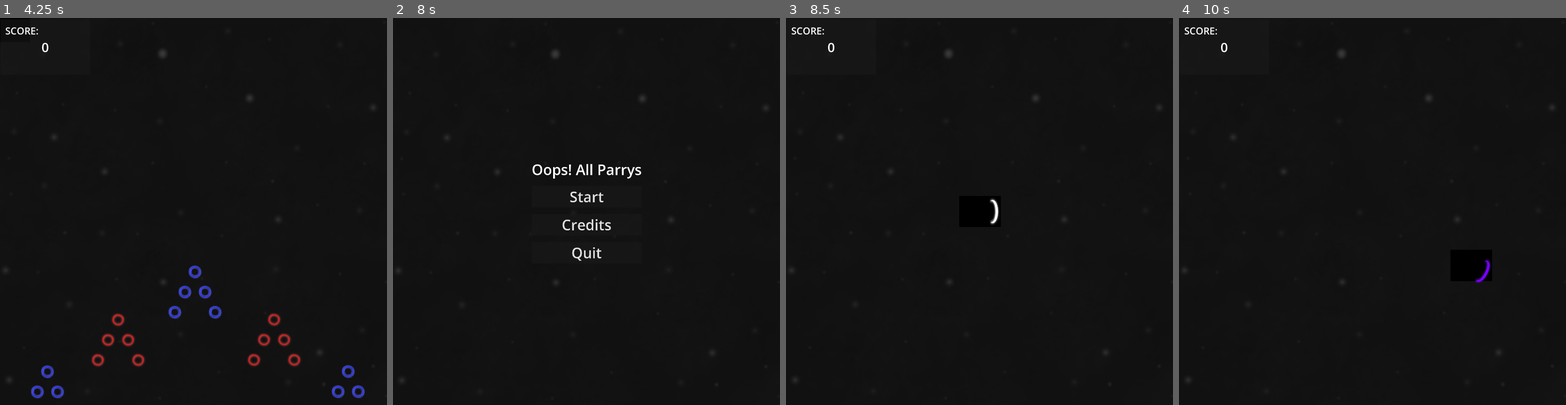
Above: before the commit, frames 1-4 (left to right).
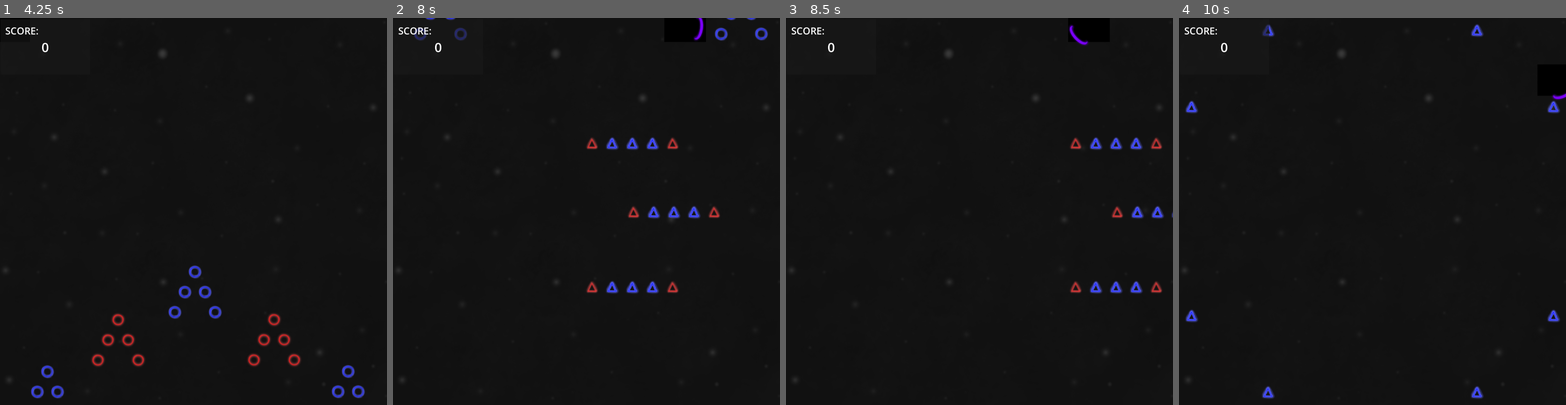
Above: after the commit, the same moments.

Repository: Restra9423/Jamfest-Spring-2026
Game: Godot game, scene res://UI/title.tscn
The game is run twice, just before and just after one commit, with the same random seed, the same clock (stepped at 60 frames per second) and the same inputs.
Inputs (mouse positions are in pixels of both pictures, inside the frame that each line leads up to):
- Up to frame 1 (4.25 s): click "Start" at 0.5 s; tap Enter at 1.25 s; move the mouse to (174, 288) at 1.27 s; hold W (Up) 1.28-2.78 s; click (174, 288) at 1.35 s; move the mouse to (309, 269) at 2.02 s; click (309, 269) at 2.1 s; move the mouse to (77, 153) at 2.77 s; hold A (Left) from 2.78 s (still down); click (77, 153) at 2.85 s; move the mouse to (212, 211) at 3.52 s; click (212, 211) at 3.6 s
- Up to frame 2 (8 s): move the mouse to (528, 114) at 4.27 s; release A (Left) at 4.28 s; hold S (Down) 4.28-5.03 s; click (528, 114) at 4.35 s; move the mouse to (671, 192) at 5.02 s; hold D (Right) 5.03-5.78 s; click (671, 192) at 5.1 s; move the mouse to (509, 230) at 5.77 s; hold W (Up) 5.78-6.53 s; click (509, 230) at 5.85 s; move the mouse to (625, 126) at 6.52 s; hold D (Right) from 6.53 s (still down); click (625, 126) at 6.6 s; move the mouse to (567, 288) at 7.27 s; click (567, 288) at 7.35 s
- Up to frame 3 (8.5 s): release D (Right) at 8 s; click (979, 196) at 8 s, where only the run before the commit has a clickable "Start"
- Up to frame 4 (10 s): move the mouse to (1488, 269) at 8.77 s; hold D (Right) 8.78-9.53 s; click (1488, 269) at 8.85 s; move the mouse to (1256, 153) at 9.52 s; hold S (Down) from 9.53 s (still down); click (1256, 153) at 9.6 s

Frame 1 is identical in both runs. In frame 2, 2.2% of the frame differs, in the area x 1-97%, y 0-72%; in frame 3, 1.1%; in frame 4, 0.7%.

Commit message:
FIXED PARRYING

Diff:
--- a/Prefabs/Player.tscn
+++ b/Prefabs/Player.tscn
@@ -66,6 +66,7 @@
 
 [node name="iFrames" type="Timer" parent="." unique_id=1050345811]
 wait_time = 0.5
+one_shot = true
 
 [connection signal="area_entered" from="Area2D" to="." method="_on_area_2d_area_entered"]
 [connection signal="body_entered" from="Area2D" to="." method="_on_area_2d_body_entered"]
--- a/Scripts/playerMovement.gd
+++ b/Scripts/playerMovement.gd
@@ -4,7 +4,7 @@
 var friction = 12
 var direction = Vector2.ZERO
 
-var health = 3
+var health = 100
 var points = 0
 
 var iFramesActive = false
@@ -45,6 +45,7 @@
 		parrySprite.texture = load("res://Art/WhiteShield.png")
 
 	var parryDir = (avgMouseMove[0]+avgMouseMove[1]+avgMouseMove[2])/3
+
 	if(get_global_mouse_position() - lastMousePos != Vector2.ZERO):
 		parryPivot.rotation = lerp(Vector2.ZERO,parryDir.normalized(),lerpWeight).angle()
 		avgMouseMove.append(get_global_mouse_position() - lastMousePos)
@@ -55,10 +56,8 @@
 		parryLength.start()
 		parrying = true
 		print("parry clicked")
-	if(hitMaybe && parryAfter.time_left == 0):
-		hitMaybe = false
 
-func _on_area_2d_body_entered(body: Node2D) -> void:
+func _on_area_2d_body_entered(_body: Node2D) -> void:
 	hurt()
 
 func _on_area_2d_area_entered(area: Area2D) -> void:
@@ -68,14 +67,14 @@
 	if(hitMaybe):
 		hurt()
 		area.queue_free()
-	elif(area.isParryable):
+	elif(parrying && area.isParryable):
 		parry(area.pointValue)
 		area.setParried()
 	hitMaybe = false
 
 func _on_parry_window_area_entered(area: Area2D) -> void:
 	print("bunger")
-	if(area.isParryable):
+	if(parrying && area.isParryable):
 		parry(area.pointValue)
 		area.setParried()
 
@@ -92,6 +91,7 @@
 
 func _on_i_frames_timeout() -> void:
 	iFramesActive = false
+
 func _on_parry_timer_timeout() -> void:
 	parrying = false
 	parryCooldown.start()
@@ -99,6 +99,11 @@
 	print("parry end")
 	if(!parried):
 		parryCooldown.wait_time = 2
+
+func _on_parry_after_timeout() -> void:
+	if(hitMaybe):
+		hitMaybe = false
+
 func _on_parry_cooldown_timeout() -> void:
 	if(parryCooldown.wait_time == 2):
 		parryCooldown.wait_time = 1
